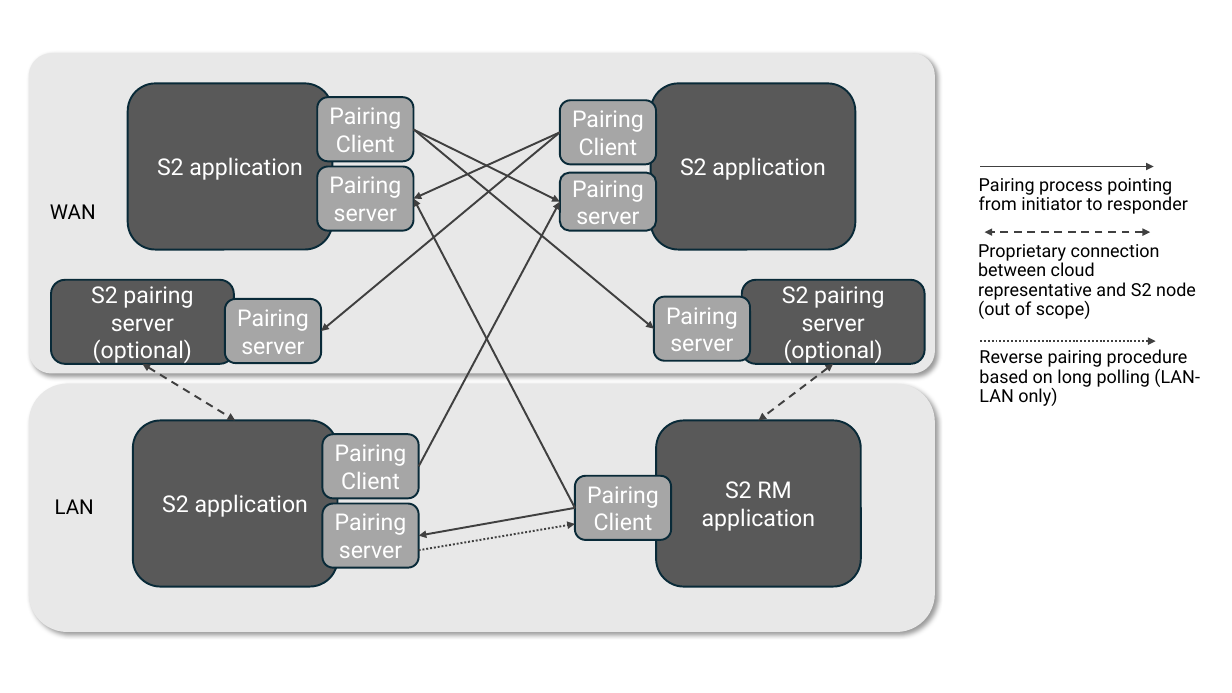
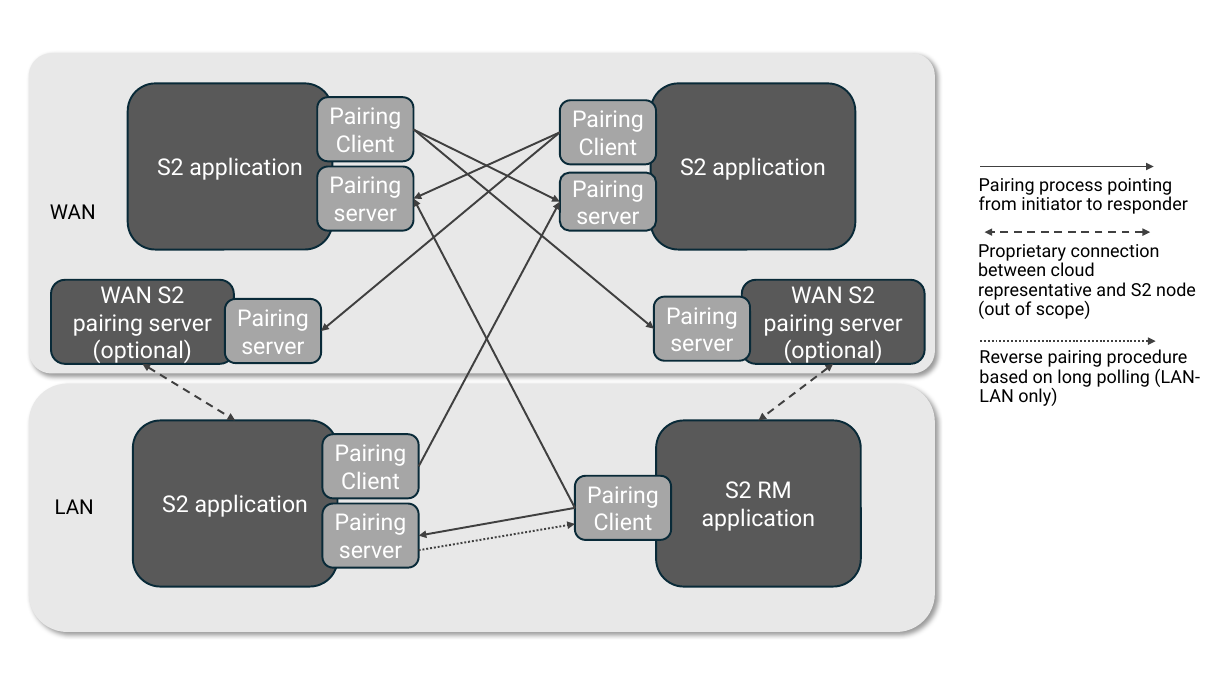
Before and after one commit to flexiblepower/s2-documentation, a slide deck: slide 2 of website/static/img/communication-layer/powerpoint_img_source.pptx. Drawn at 1232x693 pixels with LibreOffice and Linux fonts; fonts in the diff are those of the drawing. Boxes give left, top, right and bottom in pixels: in the first picture for what was removed or moved away, otherwise in the second. Text is boxed around its words. In the diff, an @@ line names an element or a change of style, - is before the commit and + after.

```diff
--- a/website/static/img/communication-layer/powerpoint_img_source.pptx
+++ b/website/static/img/communication-layer/powerpoint_img_source.pptx
@@ text in rounded rectangle at <box>73,286,212,364</box>: text changed @@
-S2 pairing server (optional)
+WAN S2 pairing server (optional)
@@ text in rounded rectangle at <box>764,286,902,364</box>: text changed @@
-S2 pairing server (optional)
+WAN S2 pairing server (optional)
```
Also in this commit, not shown: 1 other file.
